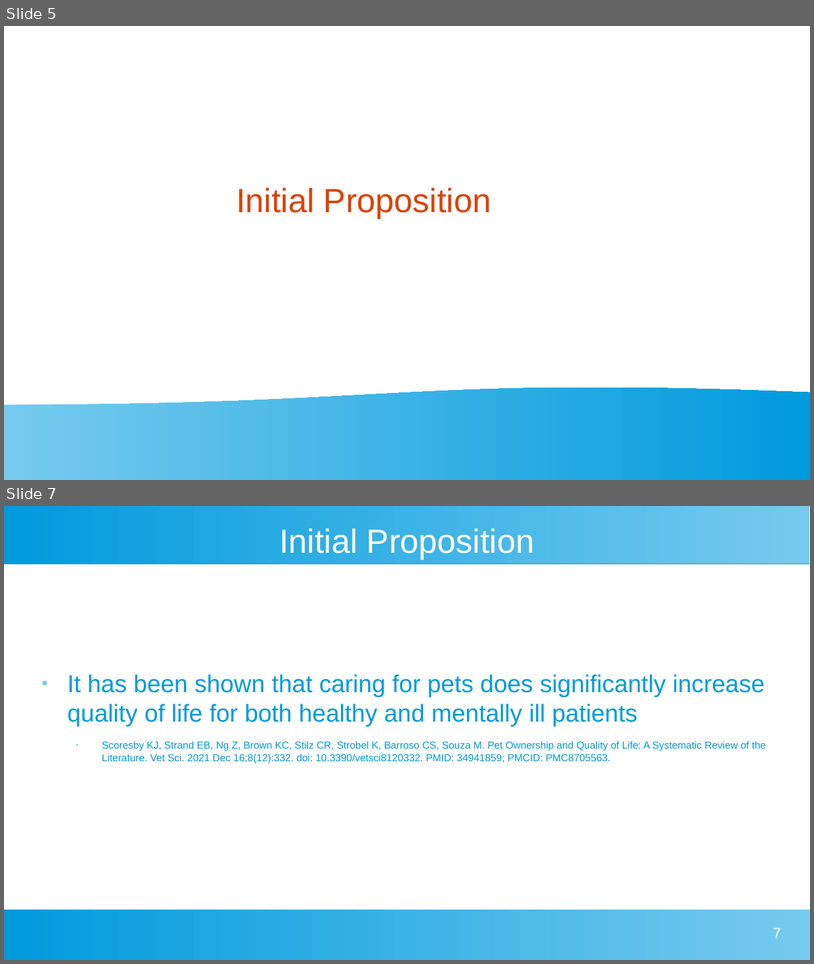
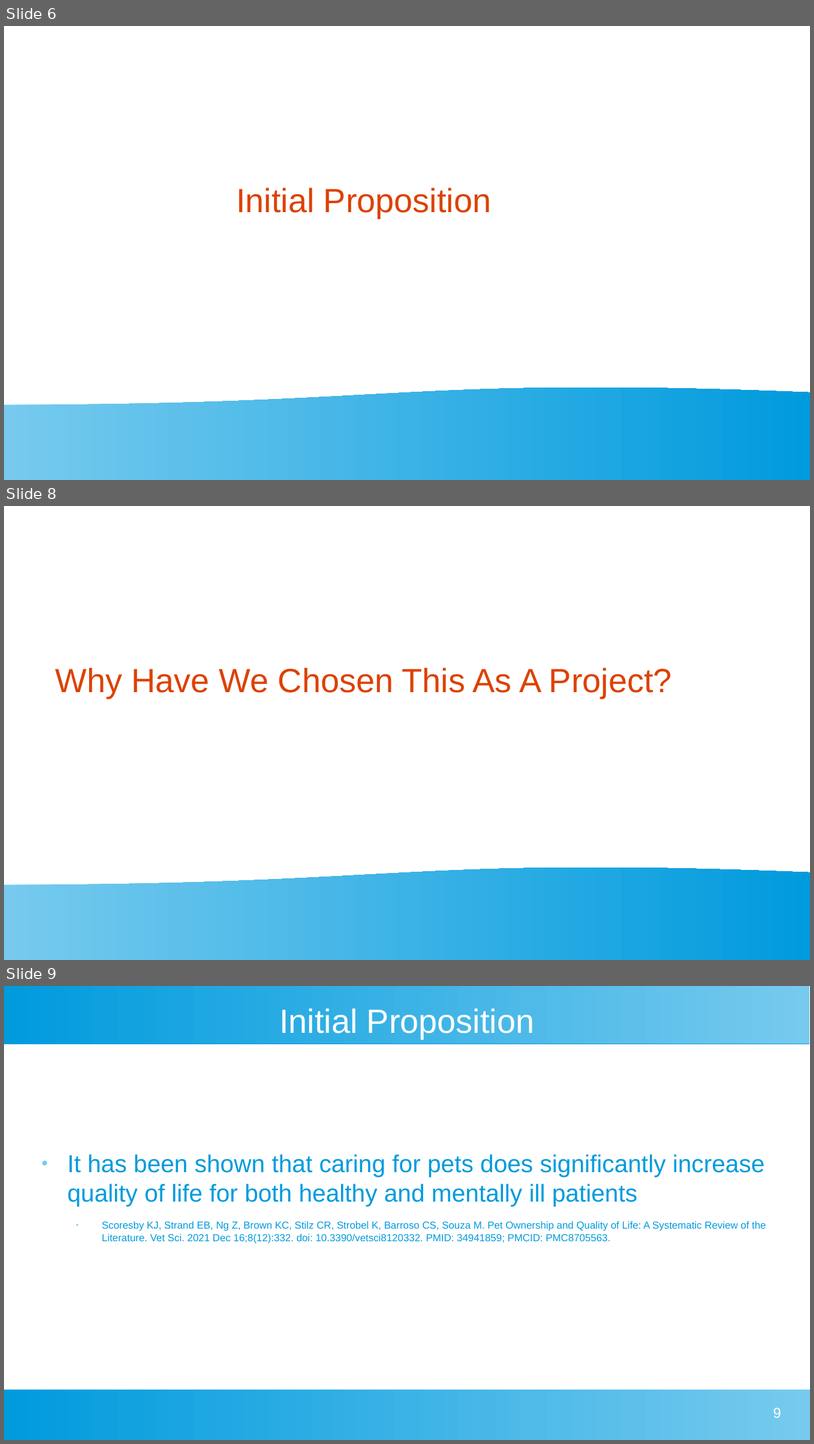
Before and after one commit to CamH04/Enterprise-Project-Group-9, a slide deck: docs/First Client Presentation 1.odp. Shown one above the other, each under a label of ours: slides 5 and 7 before the commit, slides 6, 8 and 9 after it; the slides between them are not shown. The pictures are 814x964 and 814x1444 pixels, drawn with LibreOffice and Linux fonts; fonts in the diff are those of the drawing. Boxes give left, top, right and bottom in pixels: in the first picture for what was removed or moved away, otherwise in the second. Text is boxed around its words. In the diff, an @@ line names an element or a change of style, - is before the commit and + after.

```diff
--- a/docs/First Client Presentation 1.odp
+++ b/docs/First Client Presentation 1.odp
@@ slide 8 added at bbox=[4, 506, 810, 960], background #FFFFFF; not listed: 1 template element that a slide beside it also shows @@
@@ title added at bbox=[55, 667, 672, 698], 33 pt, text #DD4100 @@
+Why Have We Chosen This As A Project?
@@ what was slide 5 is now slide 6 @@
@@ what was slide 7 is now slide 9 @@
@@ page number at bbox=[774, 1407, 782, 1417]: text changed @@
-7
+9
```
Also in this commit, not shown: 4 slides changed, 3 other slides added, 1 slide removed, 5 other files.
